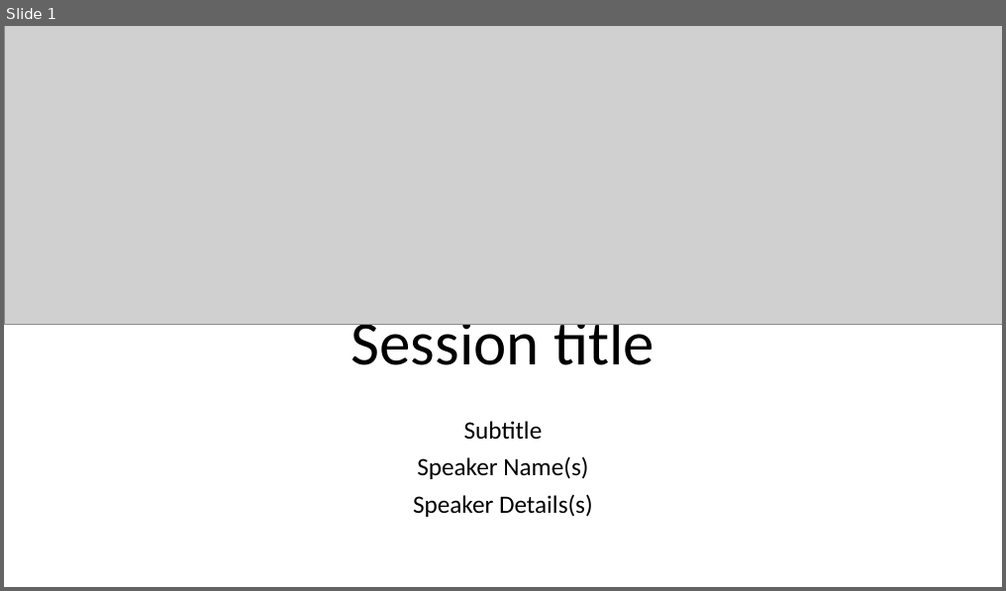
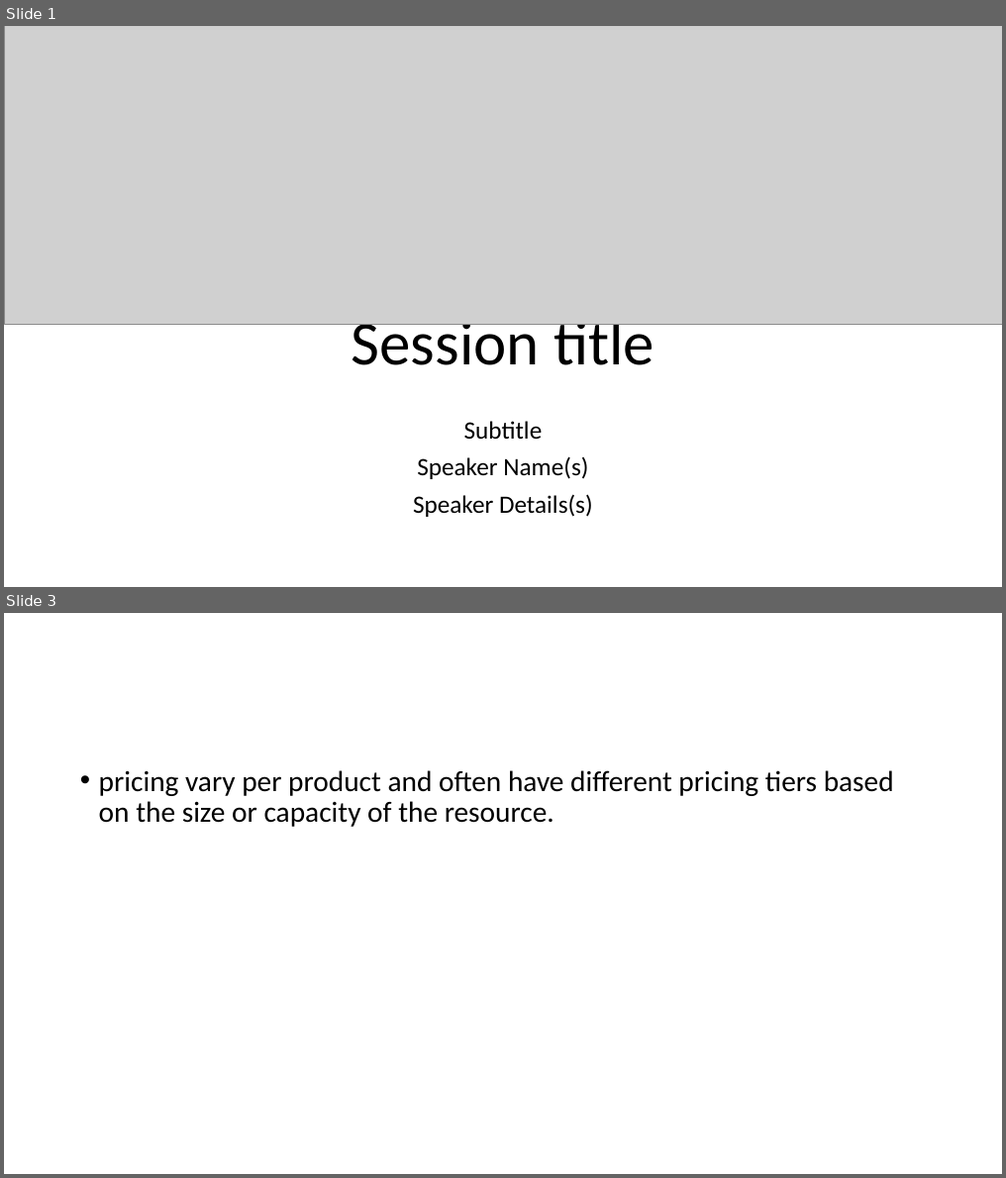
Before and after one commit to warrendt/cloudfridays, a slide deck: content/Azure Fundamentals/3. Understand security privacy compliance and trust/Cost Management.pptx. Shown one above the other, each under a label of ours: slide 1 before the commit, slides 1 and 3 after it; the slides between them are not shown. The pictures are 1006x591 and 1006x1178 pixels, drawn with LibreOffice and Linux fonts; fonts in the diff are those of the drawing; grey boxes stand for pictures; background and template pictures are left out. Boxes give left, top, right and bottom in pixels: in the first picture for what was removed or moved away, otherwise in the second. Text is boxed around its words. In the diff, an @@ line names an element or a change of style, - is before the commit and + after.

```diff
--- a/content/Azure Fundamentals/3. Understand security privacy compliance and trust/Cost Management.pptx
+++ b/content/Azure Fundamentals/3. Understand security privacy compliance and trust/Cost Management.pptx
@@ slide 3 added at box(4, 613, 1002, 1174), background #FFFFFF @@
@@ text added at box(99, 770, 894, 827), 28 pt, text #000000 @@
+• pricing vary per product and often have different pricing tiers based on the size or capacity of the resource.
```
Also in this commit, not shown: 5 other slides added, 1 slide removed.
